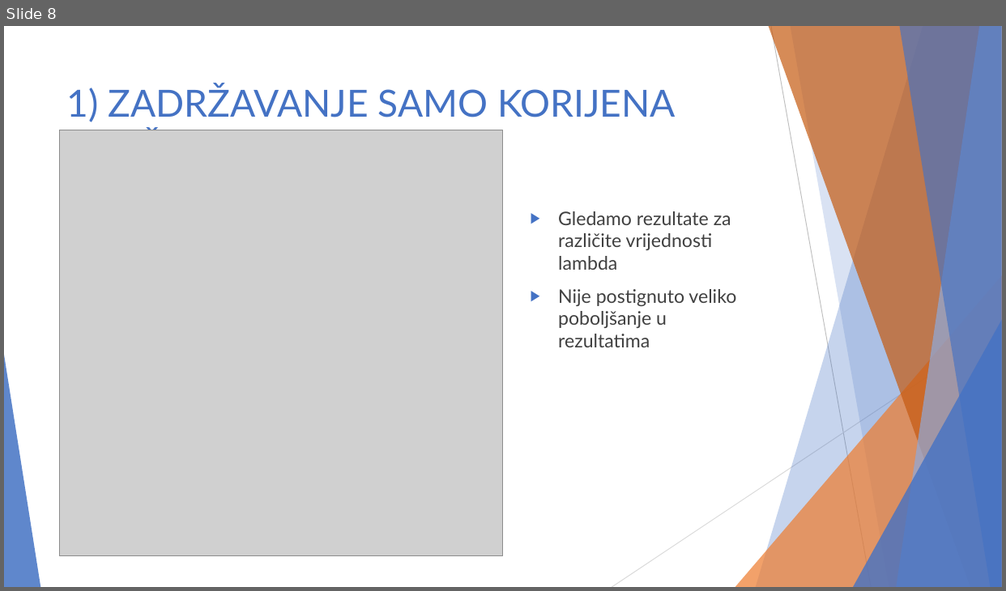
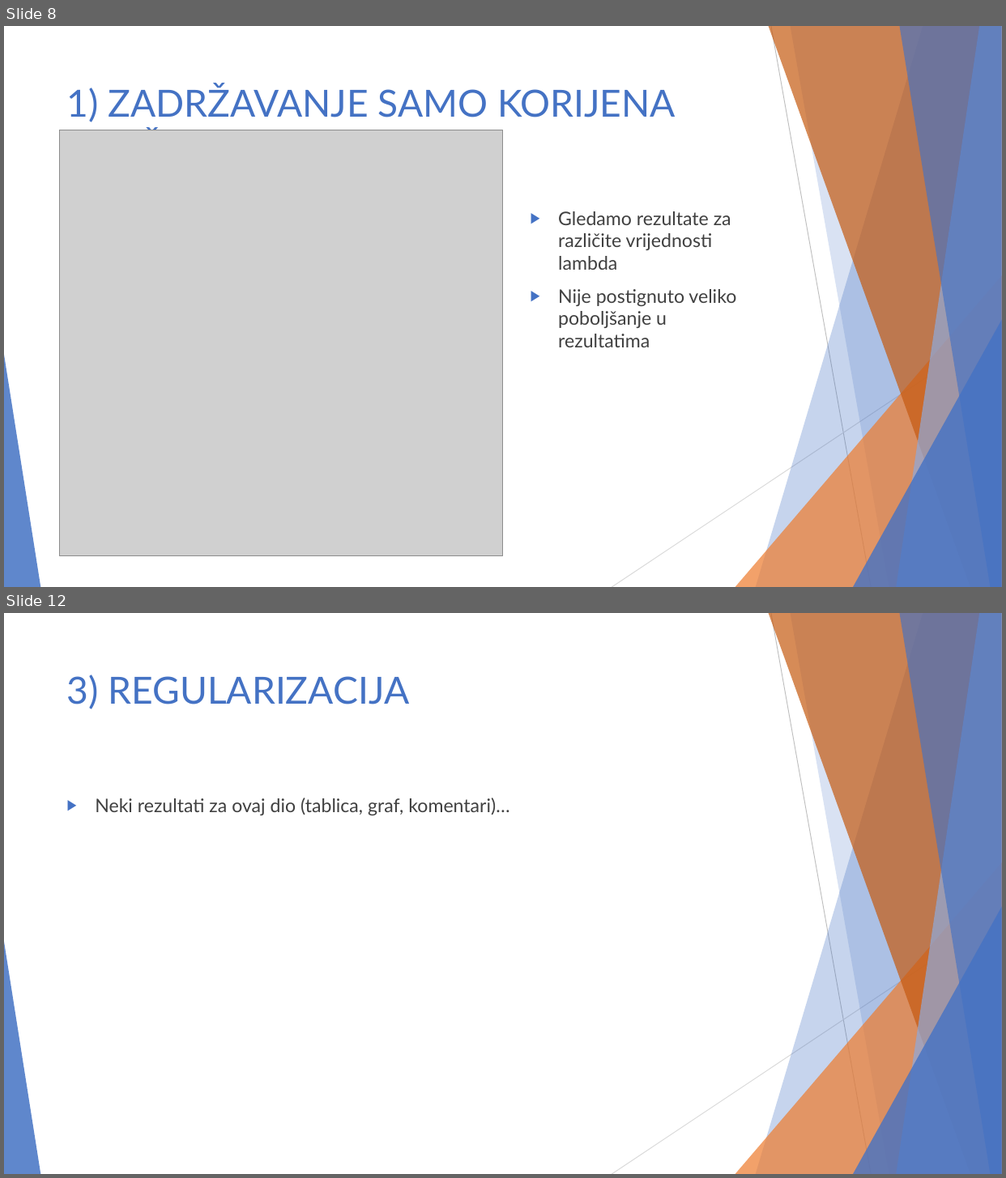
Before and after one commit to majajuric/UUZOP-Text-Classification-using-String-Kernels, a slide deck: UZOP_prezentacija.pptx. Shown one above the other, each under a label of ours: slide 8 before the commit, slides 8 and 12 after it; the slides between them are not shown. The pictures are 1006x591 and 1006x1178 pixels, drawn with LibreOffice and Linux fonts; fonts in the diff are those of the drawing; grey boxes stand for pictures. Boxes give left, top, right and bottom in pixels: in the first picture for what was removed or moved away, otherwise in the second. Text is boxed around its words. In the diff, an @@ line names an element or a change of style, - is before the commit and + after.

Commit message:
dodano sve, jako šturo... treba još regularizacija

```diff
--- a/UZOP_prezentacija.pptx
+++ b/UZOP_prezentacija.pptx
@@ slide 12 added at (x1=4, y1=613, x2=1002, y2=1174), background #FFFFFF; not listed: 10 template elements that a slide beside it also shows @@
@@ title added at (x1=67, y1=675, x2=410, y2=709), 36 pt, text #4472C4 @@
+3) REGULARIZACIJA
@@ text added at (x1=95, y1=798, x2=509, y2=815), 18 pt, text #404040 @@
+▶ Neki rezultati za ovaj dio (tablica, graf, komentari)…
```
Also in this commit, not shown: 2 slides changed, 2 other slides added.
